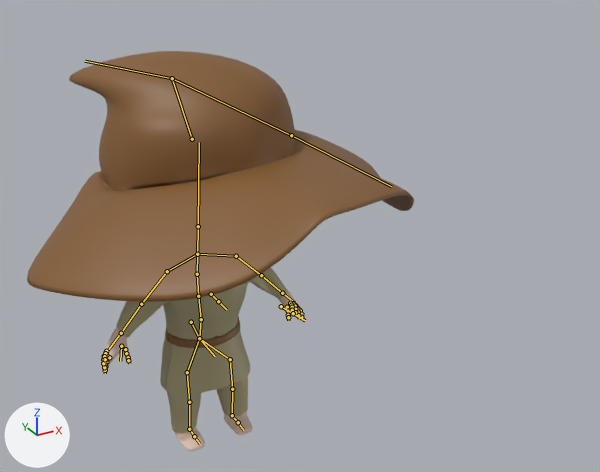
An edit to the FBX model DD_Controller/Assets/BlenderImport/walker_Chibi_medium_head.fbx, drawn before and after from the same camera.
Both versions are drawn from a 50 mm camera at (-1.94, -4.73, 3.78) aimed at (0.43, -0.43, 1.63). Lighting does not change. The marker at lower left points along +X, +Y and +Z. The picture after the commit comes second. The bones that change, and the others that lie on the model, are drawn over the model as lines.

Names of what the first picture shows: 'Chibi', 'Tenue', 'Torus', 'hat'.
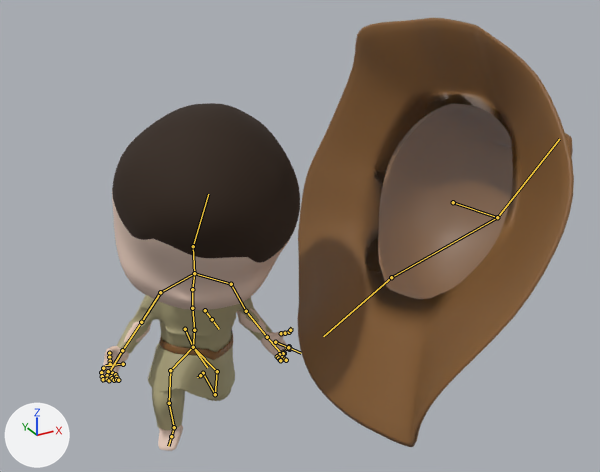
The newer file adds an action. The first version stands in its rest pose; the second is drawn at frame 1 of the action 'Kneel_up'.

Where the change shows, as pixel boxes (x1, y1, x2, y2) in the pictures (600 x 472 px):
'hat', posed (28% narrower, 71% taller)
    before: (27, 51, 414, 302)
    after: (297, 18, 574, 447)
'Chibi', posed
    before: (102, 289, 303, 451)
    after: (100, 103, 300, 451)
'Tenue', posed (9% narrower, 18% shorter)
    before: (116, 268, 286, 433)
    after: (117, 295, 272, 430)
'Torus', posed (10% shorter)
    before: (160, 317, 250, 396)
    after: (148, 329, 235, 400)
bone 'origin', root to tip
    before: (191, 322) to (199, 338)
    after: (185, 329) to (193, 347)
bone 'LeftThigh', root to tip
    before: (199, 338) to (230, 359)
    after: (193, 347) to (217, 371)
bone 'LeftThigh.001', root to tip
    before: (230, 359) to (232, 389)
    after: (217, 371) to (215, 394)
bone 'LeftLeg', root to tip
    before: (232, 389) to (232, 415)
    after: (215, 394) to (203, 373)
bone 'LeftLeg.001', root to tip
    before: (232, 415) to (238, 422)
    after: (203, 373) to (200, 375)
bone 'RightThigh', root to tip
    before: (199, 338) to (187, 372)
    after: (193, 347) to (170, 370)
bone 'RightThigh.001', root to tip
    before: (187, 372) to (189, 402)
    after: (170, 370) to (169, 403)
bone 'RightLeg', root to tip
    before: (189, 402) to (189, 429)
    after: (169, 403) to (174, 427)
bone 'Bone.001', root to tip
    before: (198, 296) to (197, 274)
    after: (192, 308) to (192, 289)
bone 'LeftShoulder', root to tip
    before: (197, 254) to (236, 256)
    after: (194, 273) to (231, 284)
bone 'LeftArm', root to tip
    before: (236, 256) to (261, 275)
    after: (231, 284) to (246, 311)
bone 'LeftForearm', root to tip
    before: (261, 275) to (282, 293)
    after: (246, 311) to (267, 337)
bone 'LeftForearm.001', root to tip
    before: (282, 293) to (294, 302)
    after: (267, 337) to (280, 352)
bone 'LeftThumb1', root to tip
    before: (287, 307) to (288, 311)
    after: (281, 333) to (285, 333)
bone 'LeftThumb3', root to tip
    before: (288, 315) to (288, 317)
    after: (289, 332) to (290, 330)
bone 'LeftFinger1', root to tip
    before: (297, 308) to (300, 310)
    after: (287, 348) to (289, 349)
bone 'LeftFinger2', root to tip
    before: (300, 310) to (301, 314)
    after: (289, 349) to (289, 348)
bone 'LeftMiddleFinger1', root to tip
    before: (295, 305) to (297, 309)
    after: (283, 352) to (284, 353)
bone 'LeftRingFinger2', root to tip
    before: (295, 306) to (295, 309)
    after: (282, 357) to (284, 359)
bone 'LeftLittleFinger1', root to tip
    before: (290, 303) to (291, 305)
    after: (277, 356) to (278, 358)
bone 'RightShoulder', root to tip
    before: (197, 254) to (167, 271)
    after: (194, 273) to (160, 292)
bone 'RightArm', root to tip
    before: (167, 271) to (141, 304)
    after: (160, 292) to (141, 322)
bone 'RightForearm', root to tip
    before: (141, 304) to (121, 333)
    after: (141, 322) to (122, 350)
bone 'RightForearm.001', root to tip
    before: (121, 333) to (107, 351)
    after: (122, 350) to (110, 370)
bone 'RightThumb1', root to tip
    before: (125, 349) to (126, 353)
    after: (109, 353) to (109, 357)
bone 'RightFinger1', root to tip
    before: (109, 357) to (106, 362)
    after: (103, 368) to (101, 372)
bone 'RightMiddleFinger1', root to tip
    before: (106, 355) to (105, 360)
    after: (108, 371) to (107, 375)
bone 'RightMiddleFinger3', root to tip
    before: (105, 364) to (104, 367)
    after: (107, 379) to (109, 380)
bone 'RightRingFinger1', root to tip
    before: (106, 352) to (104, 356)
    after: (112, 373) to (111, 376)
bone 'RightRingFinger3', root to tip
    before: (103, 359) to (103, 363)
    after: (112, 378) to (114, 380)
bone 'RightLittleFinger1', root to tip
    before: (106, 351) to (105, 353)
    after: (115, 374) to (116, 377)
bone 'RightLittleFinger2', root to tip
    before: (105, 353) to (104, 356)
    after: (116, 377) to (116, 379)
bone 'RightLittleFinger3', root to tip
    before: (104, 356) to (105, 359)
    after: (116, 379) to (118, 380)
bone 'Bone.005', root to tip
    before: (197, 254) to (198, 226)
    after: (194, 273) to (193, 246)
bone 'headBone', root to tip
    before: (198, 226) to (199, 142)
    after: (193, 246) to (208, 194)
bone 'HatBone', root to tip
    before: (192, 139) to (172, 78)
    after: (453, 202) to (497, 217)
bone 'HatBoneSide', root to tip
    before: (172, 78) to (291, 135)
    after: (497, 217) to (391, 277)
bone 'HatBoneSide1', root to tip
    before: (291, 135) to (391, 186)
    after: (391, 277) to (323, 336)

What the commit changed:
Bone 'origin' (bone_origin) moves from (0.0, 0.0, 0.0) to (0.03, -0.37, 0.79).
Bone 'origin' (bone_origin) turns from (0, 0, 0) to (5, 1, 0) degrees about its own x, y and z.
Bone 'LeftThigh' (bone_leftthigh) turns from (0, 0, 0) to (-9, 5, -14) degrees about its own x, y and z.
Bone 'LeftThigh.001' (bone_leftthigh_001) turns from (0, 0, 0) to (2, -5, 5) degrees about its own x, y and z.
Bone 'LeftLeg' (bone_leftleg) turns from (0, 0, 0) to (-74, 4, 2) degrees about its own x, y and z.
Bone 'LeftLeg.001' (bone_leftleg_001) turns from (0, 0, 0) to (-46, 0, 0) degrees about its own x, y and z.
Bone 'RightThigh' (bone_rightthigh) turns from (0, 0, 0) to (0, 15, -26) degrees about its own x, y and z.
Bone 'RightThigh.001' (bone_rightthigh_001) turns from (0, 0, 0) to (-1, 18, 4) degrees about its own x, y and z.
Bone 'RightLeg' (bone_rightleg) turns from (0, 0, 0) to (-23, 1, 3) degrees about its own x, y and z.
Bone 'Bone.001' (bone_bone_001) turns from (0, 0, 0) to (7, 0, 0) degrees about its own x, y and z.
Bone 'LeftShoulder' (bone_leftshoulder) turns from (0, 0, 0) to (15, 9, -3) degrees about its own x, y and z.
Bone 'LeftArm' (bone_leftarm) turns from (0, 0, 0) to (8, -26, -20) degrees about its own x, y and z.
Bone 'LeftForearm' (bone_leftforearm) turns from (0, 0, 0) to (98, -64, -92) degrees about its own x, y and z.
Bone 'LeftForearm.001' (bone_leftforearm_001) turns from (0, 0, 0) to (0, 0, -17) degrees about its own x, y and z.
Bone 'LeftThumb1' (bone_leftthumb1) turns from (0, 0, 0) to (23, 4, 31) degrees about its own x, y and z.
Bone 'LeftThumb3' (bone_leftthumb3) turns from (0, 0, 0) to (49, 0, -1) degrees about its own x, y and z.
Bone 'LeftFinger1' (bone_leftfinger1) turns from (0, 0, 0) to (3, -4, -57) degrees about its own x, y and z.
Bone 'LeftFinger2' (bone_leftfinger2) turns from (0, 0, 0) to (-1, -4, -17) degrees about its own x, y and z.
Bone 'LeftMiddleFinger1' (bone_leftmiddlefinger1) turns from (0, 0, 0) to (-14, -2, -57) degrees about its own x, y and z.
Bone 'LeftRingFinger2' (bone_leftringfinger2) turns from (0, 0, 0) to (-1, 0, -19) degrees about its own x, y and z.
Bone 'LeftLittleFinger1' (bone_leftlittlefinger1) turns from (0, 0, 0) to (-8, -1, -28) degrees about its own x, y and z.
Bone 'RightShoulder' (bone_rightshoulder) turns from (0, 0, 0) to (-20, -5, 20) degrees about its own x, y and z.
Bone 'RightArm' (bone_rightarm) turns from (0, 0, 0) to (21, 23, 7) degrees about its own x, y and z.
Bone 'RightForearm' (bone_rightforearm) turns from (0, 0, 0) to (80, 63, 70) degrees about its own x, y and z.
Bone 'RightForearm.001' (bone_rightforearm_001) turns from (0, 0, 0) to (0, 0, 11) degrees about its own x, y and z.
Bone 'RightThumb1' (bone_rightthumb1) turns from (0, 0, 0) to (-65, -17, 0) degrees about its own x, y and z.
Bone 'RightFinger1' (bone_rightfinger1) turns from (0, 0, 0) to (-3, -20, 22) degrees about its own x, y and z.
Bone 'RightMiddleFinger1' (bone_rightmiddlefinger1) turns from (0, 0, 0) to (-12, -13, 20) degrees about its own x, y and z.
Bone 'RightMiddleFinger3' (bone_rightmiddlefinger3) turns from (0, 0, 0) to (2, 2, 35) degrees about its own x, y and z.
Bone 'RightRingFinger1' (bone_rightringfinger1) turns from (0, 0, 0) to (-5, -7, 22) degrees about its own x, y and z.
Bone 'RightRingFinger3' (bone_rightringfinger3) turns from (0, 0, 0) to (-4, -4, 10) degrees about its own x, y and z.
Bone 'RightLittleFinger1' (bone_rightlittlefinger1) turns from (0, 0, 0) to (-22, -14, 42) degrees about its own x, y and z.
Bone 'RightLittleFinger2' (bone_rightlittlefinger2) turns from (0, 0, 0) to (1, -40, -19) degrees about its own x, y and z.
Bone 'RightLittleFinger3' (bone_rightlittlefinger3) turns from (0, 0, 0) to (43, -32, -17) degrees about its own x, y and z.
Bone 'Bone.005' (bone_bone_005) turns from (0, 0, 0) to (-14, 0, 1) degrees about its own x, y and z.
Bone 'headBone' (bone_headbone) turns from (0, 0, 0) to (32, -24, -16) degrees about its own x, y and z.
Bone 'HatBone' (bone_hatbone) moves from (0.0, 0.0, 0.0) to (6.8, -0.56, 2.88).
Bone 'HatBone' (bone_hatbone) turns from (0, 0, 0) to (25, 67, -92) degrees about its own x, y and z.
Bone 'HatBoneSide' (bone_hatboneside) turns from (0, 0, 0) to (0, -4, 5) degrees about its own x, y and z.
Bone 'HatBoneSide1' (bone_hatboneside1) turns from (0, 0, 0) to (0, 23, 30) degrees about its own x, y and z.
